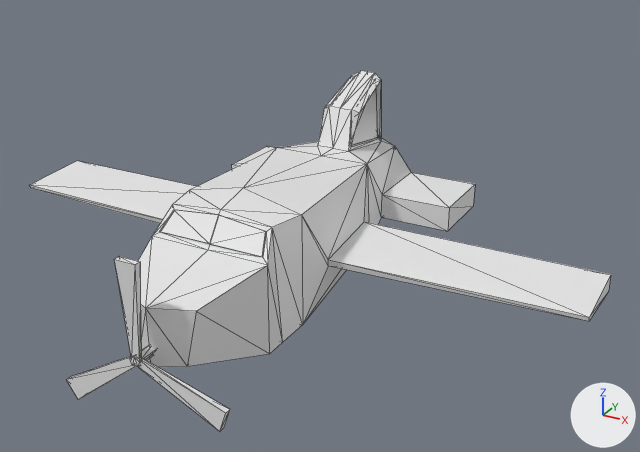
Before and after pictures for a commit that changed the glTF model pdp/src/static/models/airplane.glb.
Before and after are seen from a 50 mm lens placed at (6.16, -10.22, 5.6), pointed at (0.63, -0.18, 0.58). The lights are fixed; the arrows at lower right show +X, +Y and +Z. Mesh edges are drawn as thin lines. Vertices at the same position are counted once.

Script lines for the objects in view, before the commit:
```python
me_cube_001 = bpy.data.meshes.new('Cube.001')
me_cube_001.from_pydata(...)  # 118 vertices, 210 faces; spans x -1.95..1.95, y -3.23..3.16, z -0.88..1.36
me_cube_002 = bpy.data.meshes.new('Cube.002')
me_cube_002.from_pydata(...)  # 34 vertices, 52 faces; spans x -1.17..1.25, y -0.09..0.3, z -0.87..1.28
me_cube_004 = bpy.data.meshes.new('Cube.004')
me_cube_004.from_pydata(...)  # 28 vertices, 48 faces; spans x -0.312..0.312, y 1.389..2.57, z 0.98..2.119
ob_airplane_body = bpy.data.objects.new('airplane_body', me_cube_001)
ob_airplane_body.location = (0.0, 0.0, 0.0)
ob_airplane_body_001 = bpy.data.objects.new('airplane_body.001', me_cube_004)
ob_airplane_body_001.location = (0.0, 0.0, 0.0)
ob_helix = bpy.data.objects.new('helix', me_cube_002)
ob_helix.location = (0.0, -3.41, 0.0)
# also in view: 'wings' at (0.0, -0.08, 0.35)
```
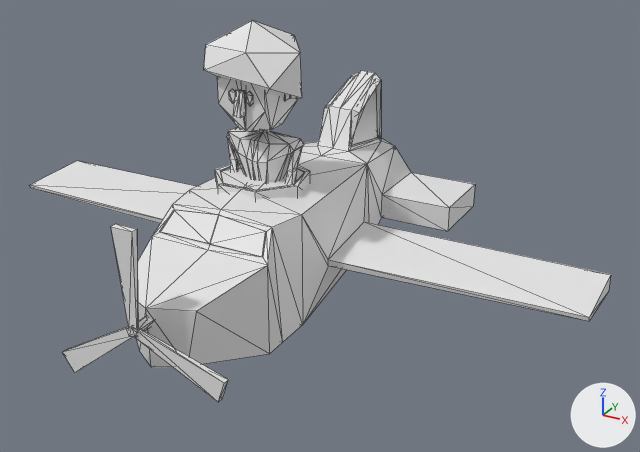
The newer file is also turned or shifted as a whole; pictures and numbers use the older file's frame.

The change, as a diff of the scene's bpy script:
```diff
--- a/pdp/src/static/models/airplane.glb.py
+++ b/pdp/src/static/models/airplane.glb.py
@@ me_cube_002 @@
 me_cube_002.from_pydata(...)  # 34 vertices, 52 faces; spans x -1.17..1.25, y -0.09..0.3, z -0.87..1.28
 # used by ob_helix; location = (0.0, -3.41, 0.0)
+# me_cube_002 part 1: the whole mesh is moved by (0.0, 0.0, 0.4)
@@ me_cylinder_001 @@
+me_cylinder_001.from_pydata(...)  # 28 vertices, 52 faces; spans x -0.659..0.659, y -0.593..0.692, z -0.182..0.182
@@ me_cube @@
+me_cube.from_pydata(...)  # 192 vertices, 328 faces; spans x -0.73..0.64, y -0.63..0.61, z -0.06..2.3
@@ ob_door @@
+ob_door = bpy.data.objects.new('door', me_cylinder_001)
+ob_door.location = (-0.03, -0.64, 1.2)
@@ ob_pinas @@
+ob_pinas = bpy.data.objects.new('pinas', me_cube)
+ob_pinas.location = (-0.04, -0.61, 1.16)
```

Pixel boxes [x1, y1, x2, y2] of what changed, in the pictures (640 x 452 px):
'pinas', added
    after: [204, 20, 304, 183]
'helix', mesh moved
    before: [66, 256, 230, 431]
    after: [63, 224, 229, 402]
'door', added
    after: [215, 162, 310, 200]
